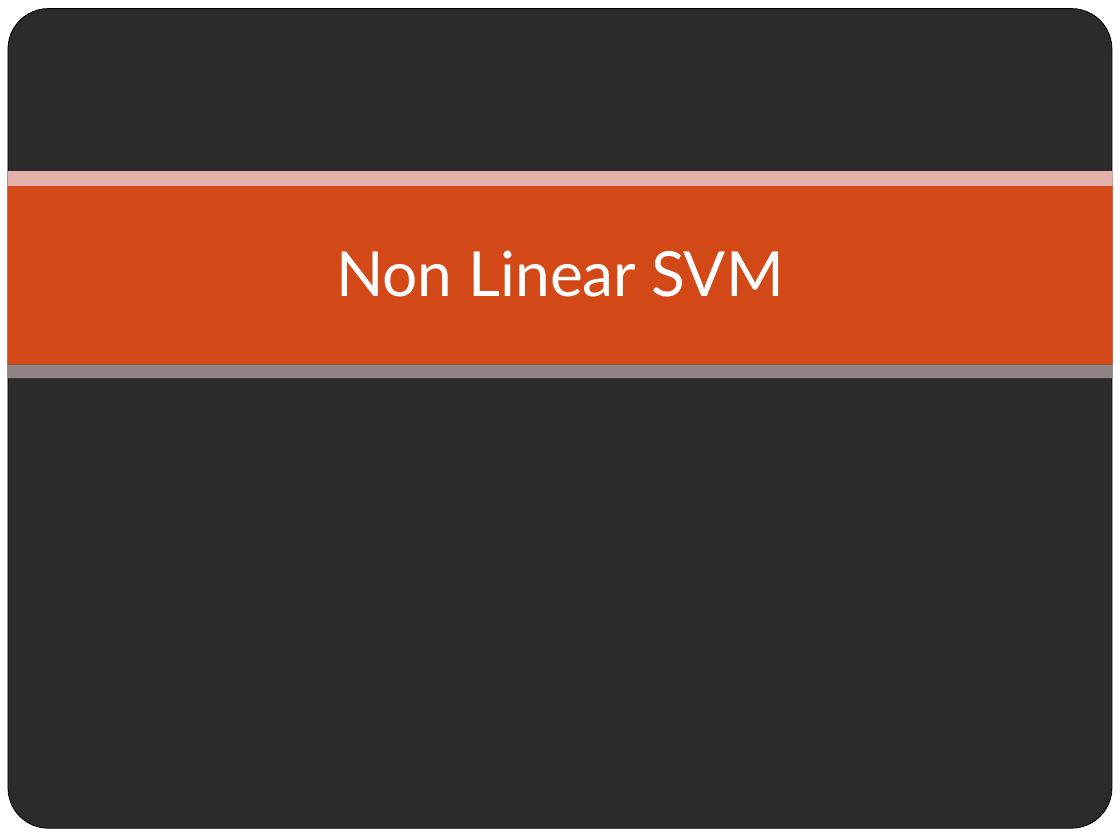
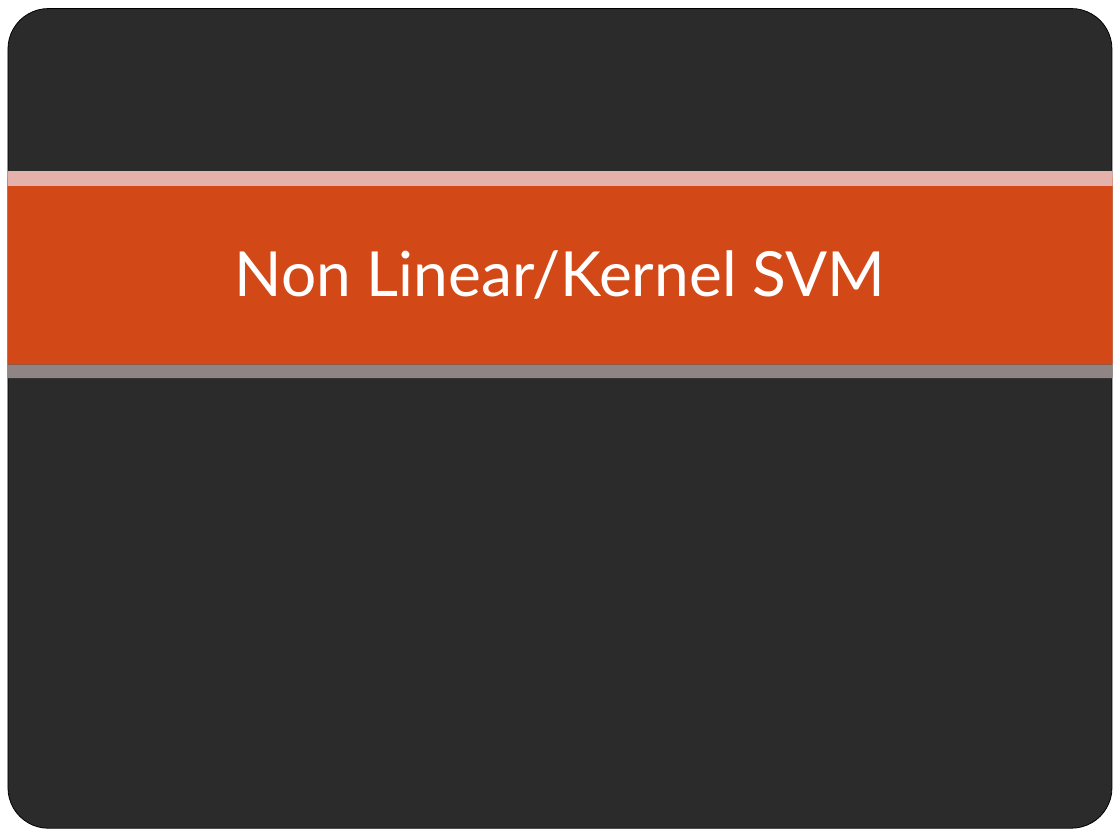
Before and after one commit to navkapil/matlab, a slide deck: slide 7 of Kernel methods.pptx. Drawn at 1120x840 pixels with LibreOffice and Linux fonts; fonts in the diff are those of the drawing; background and template pictures are left out; a plain dark background stands for a picture behind light text. Boxes give left, top, right and bottom in pixels: in the first picture for what was removed or moved away, otherwise in the second. Text is boxed around its words. In the diff, an @@ line names an element or a change of style, - is before the commit and + after.

Commit message:
Add files via upload
mapping of kernels poly and rbf

```diff
--- a/Kernel methods.pptx
+++ b/Kernel methods.pptx
@@ title at [235, 250, 886, 299]: text changed @@
-Non Linear SVM
+Non Linear/Kernel SVM
```
Also in this commit, not shown: 3 other slides changed, 6 slides added, 2 slides removed.
